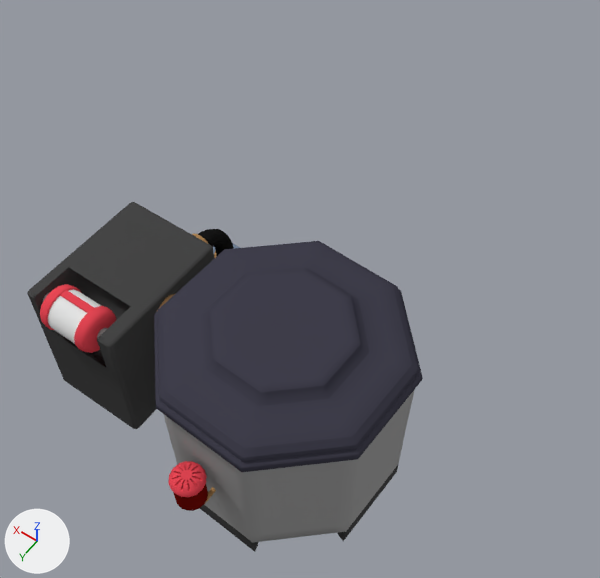
What one commit did to the Blender file DreamHack 2018 - UnityProject/Assets/Models/Objects/Generators.blend.
Rendered twice from a 50 mm camera at (-1.42, 1.56, 3.78) aimed at (0.15, -0.64, 0.33). The axes (+X, +Y, +Z) are drawn at lower left. The lights are the same throughout.

The scene before the commit, as lines of its bpy script (objects in view):
```python
me_cylinder_001 = bpy.data.meshes.new('Cylinder.001')
me_cylinder_001.from_pydata(...)  # 713 vertices, 710 faces; spans x -0.222..0.222, y -0.113..0.113, z -0.113..0.113
# faces by material slot: [646, 64]
me_cylinder_001.materials.append(mat_unified)  # picture img_palette_png_001
me_cylinder_001.materials.append(mat_pulse)  # white #e7e7e7
me_cylinder_005 = bpy.data.meshes.new('Cylinder.005')
me_cylinder_005.from_pydata(...)  # 7861 vertices, 7557 faces; spans x -0.79..1.01, y -0.01..1.07, z -0.7..0.67
me_cylinder_005.materials.append(mat_unified)  # picture img_palette_png_001
ob_generator = bpy.data.objects.new('Generator', me_cylinder_005)
ob_generator.location = (0.0, 0.0, 0.0)
ob_generator.rotation_euler = (1.571, 0.0, 0.0)  # degrees (90, 0, 0)
ob_powercell = bpy.data.objects.new('PowerCell', me_cylinder_001)
ob_powercell.parent = ob_generator
ob_powercell.location = (0.711, 0.688, -0.321)
```
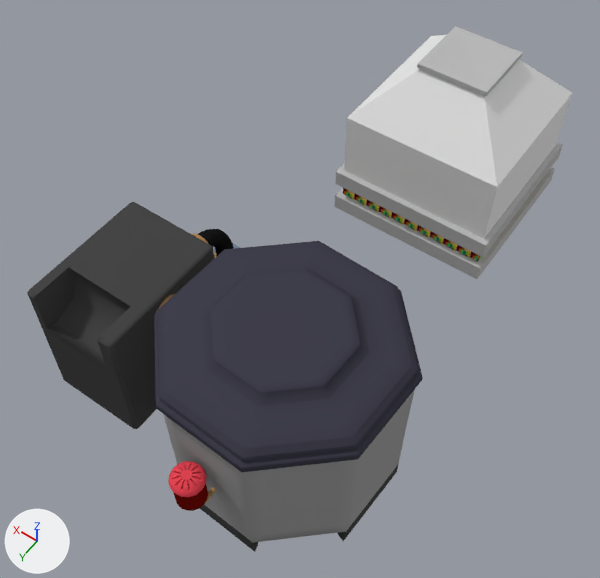
Commit message: Added main generators

What differs and where, as boxes [x1, y1, x2, y2] in the pictures (600 x 578 px):
'Cube', added: after [334, 26, 572, 279]
    faces in mat_glass (white #e7e7e7): [344, 35, 572, 238]
    faces in mat_unified (picture img_palette_png_001): [334, 26, 563, 279]
    faces in mat_procedural (picture img_palette_png_001): [343, 188, 481, 262]
'PowerCell', moved (not visible afterwards): before [40, 284, 116, 353]

Edits to the bpy script that builds the scene:
```text
Add mat_procedural:
    mat_procedural = diffuse_material('Procedural')
    mat_procedural.texture = img_palette_png_001
Add mat_glass:
    mat_glass = diffuse_material('Glass')
    mat_glass.base_color = (0.8, 0.8, 0.8)  # white #e7e7e7
Add me_cube:
    me_cube.from_pydata(...)  # 85 vertices, 86 faces; spans x -0.5..0.5, y 0.0..1.026, z -0.5..0.5
    # faces by material slot: [58, 24, 4]
    me_cube.materials.append(mat_unified)  # picture img_palette_png_001
    me_cube.materials.append(mat_glass)  # white #e7e7e7
    me_cube.materials.append(mat_procedural)  # picture img_palette_png_001
Change ob_powercell:
    add ob_powercell.matrix_parent_inverse = Matrix(((1.0, 0.0, 0.0, 0.0), (0.0, 1.0, 0.0, 1.0), (0.0, 0.0, 1.0, 1.0), (0.0, 0.0, 0.0, 1.0)))
    ob_powercell.location: (0.711, 0.688, -0.321) -> (0.0, -1.0, -1.0)
Add ob_cube:
    ob_cube = bpy.data.objects.new('Cube', me_cube)
    ob_cube.location = (0.0, -2.0, 0.0)
    ob_cube.rotation_euler = (1.571, 0.0, 0.0)  # degrees (90, 0, 0)
```
